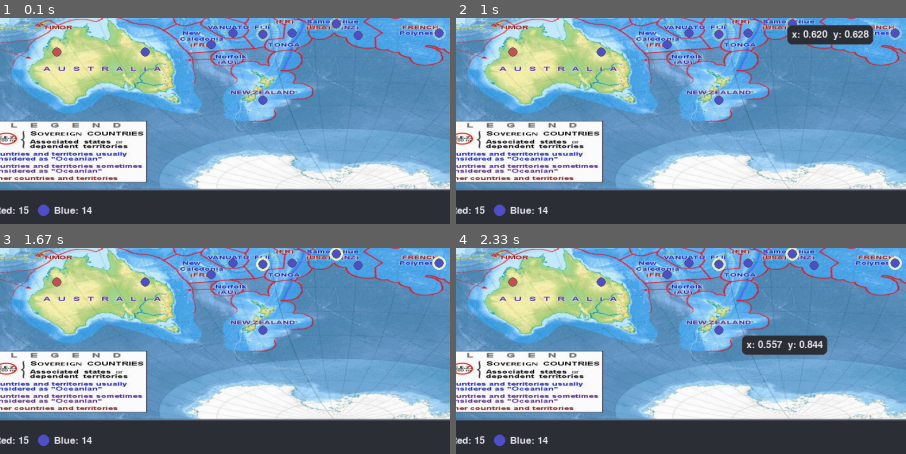
Above: before the commit, frames 1-4 (two rows, left to right).
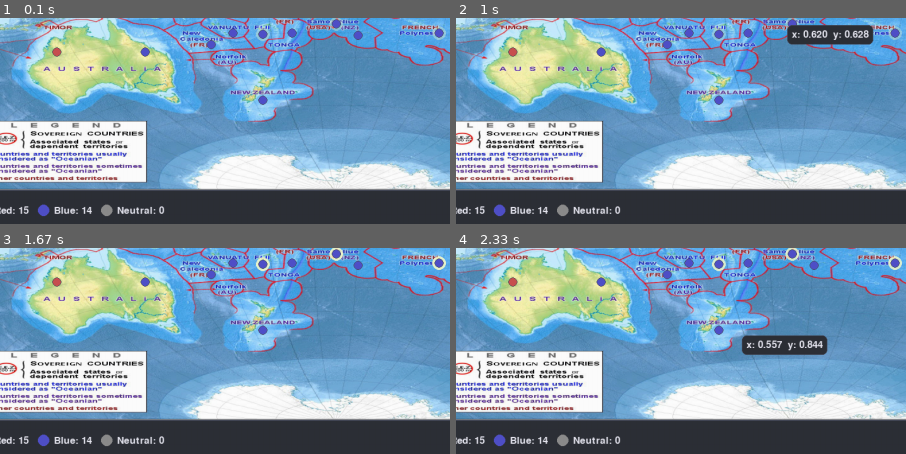
Above: after the commit, the same moments.

Repository: cecil185/axis
Game: pygame game, started from src/game.py
Two runs of this game, one before a commit and one after it. Both use one fixed random seed, a clock stepped at 60 frames per second and the inputs below.
Inputs (mouse positions are % of the whole screen's width and height, from its top left):
- Up to frame 1 (0.1 s): no input
- Up to frame 2 (1 s): click (82, 47) at 0.38 s; click (51, 56) at 0.72 s
- Up to frame 3 (1.67 s): click (19, 35) at 1.05 s; click (87, 85) at 1.38 s
- Up to frame 4 (2.33 s): click (52, 16) at 1.72 s; click (45, 76) at 2.05 s
The pictures show only the part of the screen within x 3-53%, y 48-98%; the shares and areas given below are measured in that part.

The runs differ from the first frame. In frame 1, 0.3% of the frame differs, in the area x 22-37%, y 90-97%; in frame 2, 0.3%; in frame 3, 0.3%; in frame 4, 0.3%.

Commit message:
axis-hw7: add Neutral ownership state
Co-Authored-By: Claude Sonnet 4.6 <noreply@anthropic.com>

Diff:
--- a/src/__init__.py
+++ b/src/__init__.py
@@ -10,6 +10,7 @@
     TerritoryId,
     TerritoryInfo,
     Team,
+    OwnerState,
     territory_info,
     winner,
     is_game_over,
@@ -43,6 +44,7 @@
     "TerritoryId",
     "TerritoryInfo",
     "Team",
+    "OwnerState",
     "territory_info",
     "winner",
     "is_game_over",
--- a/src/game.py
+++ b/src/game.py
@@ -40,7 +40,7 @@
 
 # Theme
 BG_COLOR = (28, 32, 38)
-TEAM_COLORS = {"Red": (200, 80, 80), "Blue": (80, 80, 200)}
+TEAM_COLORS = {"Red": (200, 80, 80), "Blue": (80, 80, 200), "Neutral": (140, 140, 140)}
 TEXT_COLOR = (230, 230, 240)
 SIDEBAR_BG = (45, 48, 55)
 SIDEBAR_BORDER = (70, 74, 90)
@@ -350,7 +350,7 @@
     x = bar.x + MARGIN
     cy = bar.centery
 
-    for team in ("Red", "Blue"):
+    for team in ("Red", "Blue", "Neutral"):
         count = sum(1 for tid in ALL_TERRITORY_IDS if owner(tid) == team)
         color = TEAM_COLORS[team]
         pygame.draw.circle(screen, color, (x + dot_radius, cy), dot_radius)
--- a/src/territory.py
+++ b/src/territory.py
@@ -37,6 +37,7 @@
     "rapa_nui",
 ]
 Team = Literal["Red", "Blue"]
+OwnerState = Literal["Red", "Blue", "Neutral"]
 
 ALL_TERRITORY_IDS: tuple[TerritoryId, ...] = get_args(TerritoryId)
 
@@ -160,15 +161,15 @@
 
 # Initial ownership: Red first 15, Blue last 14.
 # Used as fallback when unit stacks are empty (e.g. before init_game).
-_owners: dict[TerritoryId, Team] = {
+_owners: dict[TerritoryId, OwnerState] = {
     tid: ("Red" if i < 15 else "Blue")
     for i, tid in enumerate(ALL_TERRITORY_IDS)
 }
 
 
-def owner(tid: TerritoryId) -> Team:
-    """
-    Return the team that owns the territory.
+def owner(tid: TerritoryId) -> OwnerState:
+    """
+    Return the team that owns the territory, or 'Neutral' if unclaimed.
     Derives from unit stacks when available (owner_from_units); falls back
     to _owners when both teams have no units.
     """
@@ -180,12 +181,18 @@
     return _owners[tid]
 
 
-def set_owner(tid: TerritoryId, team: Team) -> None:
-    """
-    Set the owner of the territory by transferring all units to the new team.
+def set_owner(tid: TerritoryId, team: OwnerState) -> None:
+    """
+    Set the owner of the territory. For Red/Blue, transfers all units to the new team.
     Clears losing team's units and gives winning team the standard stack if empty.
+    For Neutral, clears all units from both teams.
     """
     from .units import set_units, total_units  # noqa: PLC0415
+    if team == "Neutral":
+        set_units(tid, "Red", {"infantry": 0, "tanks": 0})
+        set_units(tid, "Blue", {"infantry": 0, "tanks": 0})
+        _owners[tid] = "Neutral"
+        return
     enemy: Team = "Blue" if team == "Red" else "Red"
     # Clear enemy units in the territory (attacker wins)
     set_units(tid, enemy, {"infantry": 0, "tanks": 0})
@@ -197,8 +204,10 @@
 
 
 def winner() -> Team | None:
-    """Return the team that owns all territories, or None if game is not over."""
+    """Return the team that owns all territories, or None if game is not over. Neutral territories prevent a winner."""
     first = owner(ALL_TERRITORY_IDS[0])
+    if first == "Neutral":
+        return None
     for tid in ALL_TERRITORY_IDS[1:]:
         if owner(tid) != first:
             return None
--- a/src/valid_actions.py
+++ b/src/valid_actions.py
@@ -7,14 +7,15 @@
 
 
 def valid_attack_targets() -> list[TerritoryId]:
-    """Return enemy territory IDs that are adjacent to at least one territory owned by current team. Empty if none."""
+    """Return enemy territory IDs that are adjacent to at least one territory owned by current team. Neutral territories are excluded."""
     team = current_team()
     targets: set[TerritoryId] = set()
     for tid in ALL_TERRITORY_IDS:
         if owner(tid) != team:
             continue
         for n in neighbors(tid):
-            if owner(n) != team:
+            n_owner = owner(n)
+            if n_owner != team and n_owner != "Neutral":
                 targets.add(n)
     return sorted(targets)
 
--- a/tests/test_territory.py
+++ b/tests/test_territory.py
@@ -6,6 +6,7 @@
     territory_at_point,
     neighbors,
     owner,
+    OwnerState,
     region,
     set_owner,
     territory_info,
@@ -13,6 +14,7 @@
     winner,
     is_game_over,
 )
+from src.units import set_units
 
 RED, BLUE = TEAMS[0], TEAMS[1]
 
@@ -120,3 +122,41 @@
     finally:
         for i, tid in enumerate(ALL_TERRITORY_IDS):
             set_owner(tid, RED if i < 15 else BLUE)
+
+
+# --- Neutral ownership tests ---
+
+
+def test_set_owner_neutral_clears_units_and_sets_neutral() -> None:
+    """Setting a territory to Neutral clears all units and owner() returns 'Neutral'."""
+    set_owner("hawaii", "Neutral")
+    try:
+        assert owner("hawaii") == "Neutral"
+    finally:
+        set_owner("hawaii", RED)
+
+
+def test_owner_returns_neutral_when_no_units_and_fallback_neutral() -> None:
+    """When both teams have 0 units and fallback is Neutral, owner() returns 'Neutral'."""
+    set_units("hawaii", "Red", {"infantry": 0, "tanks": 0})
+    set_units("hawaii", "Blue", {"infantry": 0, "tanks": 0})
+    set_owner("hawaii", "Neutral")
+    try:
+        assert owner("hawaii") == "Neutral"
+    finally:
+        set_owner("hawaii", RED)
+
+
+def test_winner_none_when_neutral_territory_exists() -> None:
+    """Game cannot be won if any territory is Neutral."""
+    set_owner("rapa_nui", "Neutral")
+    try:
+        # Even if all others are Red, Neutral prevents a winner
+        for tid in ALL_TERRITORY_IDS:
+            if tid != "rapa_nui":
+                set_owner(tid, RED)
+        assert winner() is None
+        assert not is_game_over()
+    finally:
+        for i, tid in enumerate(ALL_TERRITORY_IDS):
+            set_owner(tid, RED if i < 15 else BLUE)
--- a/tests/test_valid_actions.py
+++ b/tests/test_valid_actions.py
@@ -3,7 +3,7 @@
 from unittest.mock import patch
 
 from src.state import TEAMS, current_team, end_turn
-from src.territory import ALL_TERRITORY_IDS, set_owner
+from src.territory import ALL_TERRITORY_IDS, owner, set_owner
 from src.valid_actions import can_skip, valid_attack_targets
 
 RED, BLUE = TEAMS[0], TEAMS[1]
@@ -54,3 +54,17 @@
     # Restore initial ownership (first 15 Red, last 15 Blue)
     for i, tid in enumerate(ALL_TERRITORY_IDS):
         set_owner(tid, RED if i < 15 else BLUE)
+
+
+def test_neutral_territories_not_in_valid_attack_targets() -> None:
+    """Neutral territories should not appear as valid attack targets."""
+    while current_team() != RED:
+        end_turn()
+    # Make a Blue territory adjacent to Red into Neutral
+    # tuvalu is Blue and adjacent to kiribati (Red) in initial setup
+    set_owner("tuvalu", "Neutral")
+    try:
+        targets = valid_attack_targets()
+        assert "tuvalu" not in targets
+    finally:
+        set_owner("tuvalu", BLUE)
